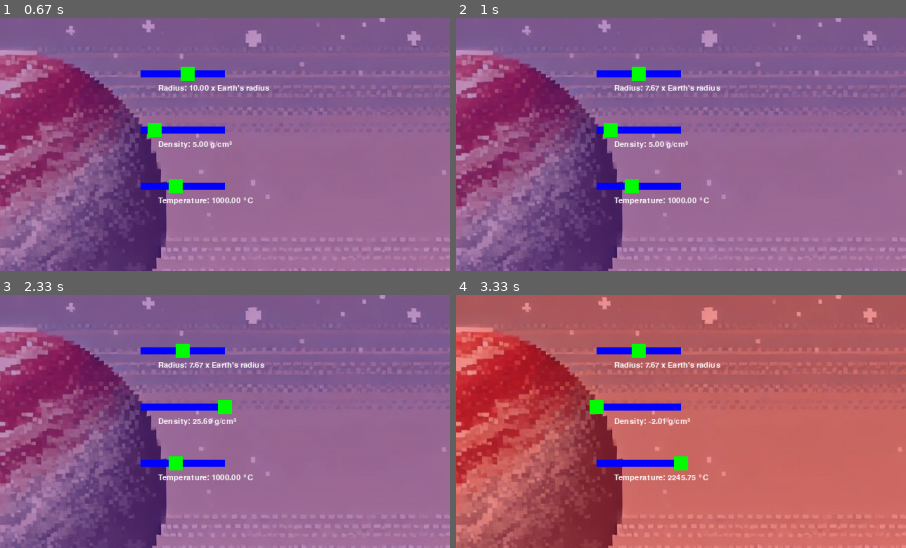
Above: before the commit, frames 1-4 (two rows, left to right).
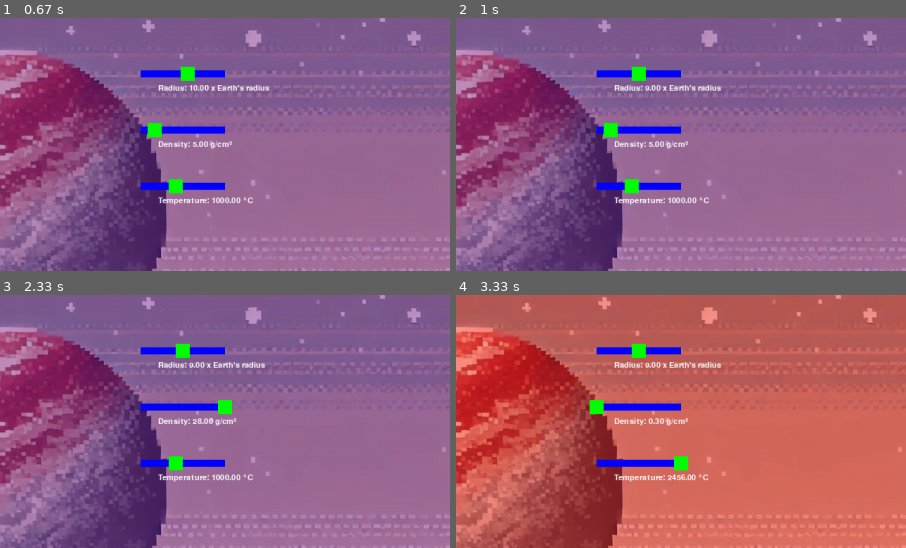
Above: after the commit, the same moments.

Repository: jduchit/Hackathon
Game: pygame game, started from game-test.py
Same seed, same stepped clock (60 frames per second), same inputs: the game is played once before the commit and once after it.
Inputs (mouse positions are % of the whole screen's width and height, from its top left):
- Up to frame 1 (0.67 s): press the mouse at (50, 40) at 0.37 s; move the mouse to (51, 59) at 0.47 s; release the mouse at (53, 79) at 0.6 s
- Up to frame 2 (1 s): click (70, 17) at 0.72 s
- Up to frame 3 (2.33 s): press the mouse at (50, 40) at 1.03 s; move the mouse to (34, 50) at 1.13 s; release the mouse at (18, 62) at 1.27 s; press the mouse at (50, 40) at 1.37 s; move the mouse to (46, 62) at 1.47 s; release the mouse at (41, 85) at 1.6 s; click (66, 44) at 1.72 s; press the mouse at (70, 28) at 2.03 s; move the mouse to (79, 20) at 2.13 s; release the mouse at (87, 12) at 2.27 s
- Up to frame 4 (3.33 s): press the mouse at (50, 95) at 2.37 s; move the mouse to (48, 54) at 2.47 s; release the mouse at (45, 12) at 2.6 s; press the mouse at (70, 40) at 2.7 s; move the mouse to (73, 31) at 2.8 s; release the mouse at (75, 22) at 2.93 s; press the mouse at (70, 28) at 3.03 s; move the mouse to (64, 36) at 3.13 s; release the mouse at (58, 44) at 3.27 s
The pictures show only the part of the screen within x 50-100%, y 6-56%; the shares and areas given below are measured in that part.

Frame 1 is identical in both runs. In frame 2, 0.3% of the frame differs, in the area x 42-59%, y 26-29%; in frame 3, 0.3%; in frame 4, 0.5%, in the area x 42-59%, y 26-74%.

Commit message:
fixed slider

Diff:
--- a/game-test.py
+++ b/game-test.py
@@ -136,7 +136,6 @@
     overlay.fill((r, 0, b, 100))  # Semi-transparent overlay
     return overlay
 
-
 def set_face(face_image):
     face_image = pygame.transform.scale(face_image, (37 * 1.2, 37 * 1.2))
     return face_image
@@ -184,7 +183,9 @@
 class Slider:
     def __init__(self, x, y, width, min_value, max_value, initial_value):
         self.rect = pygame.Rect(x, y, width, 10)
-        self.handle = pygame.Rect(x + (initial_value - min_value) / (max_value - min_value) * width - 10, y - 5, 20, 20)
+        initial_value = max(min_value, min(initial_value, max_value))
+        handle_x = x + (initial_value - min_value) / (max_value - min_value) * width - 10
+        self.handle = pygame.Rect(handle_x, y - 5, 20, 20)
         self.min_value = min_value
         self.max_value = max_value
         self.value = initial_value
@@ -200,12 +201,13 @@
                 self.dragging = True
         if self.dragging:
             x_pos = max(self.rect.left, min(mouse_pos[0], self.rect.right))
-            self.handle.x = x_pos - 10
-            self.value = self.min_value + (self.handle.x - self.rect.x) / self.rect.width * (self.max_value - self.min_value)
+            self.handle.x = x_pos - self.handle.width // 2
+            self.value = self.min_value + (self.handle.x - self.rect.x + self.handle.width // 2) / self.rect.width * (self.max_value - self.min_value)
+            self.value = max(self.min_value, min(self.value, self.max_value))
         if not mouse_pressed[0]:
             self.dragging = False
 
-# Create sliders
+# Create sliders with proper limits
 radius_slider = Slider(600 + dif_x, 60 + dif_y, 120, 1, 17, 10)
 density_slider = Slider(600 + dif_x, 140 + dif_y, 120, 0.30, 28, 5)
 temperature_slider = Slider(600 + dif_x, 220 + dif_y, 120, -67, 2456, 1000)
@@ -228,6 +230,8 @@
 y_velocity = 0  # m/s
 G = 6.67430e-11  # Gravitational constant in m^3 kg^-1 s^-2
 initial_jump_velocity = 5  # m/s, adjust as needed
+
+jump_message = ""  # Initialize jump message
 
 # Main game loop
 running = True
@@ -267,6 +271,7 @@
                     is_jumping = False
                     y_position_meters = 0
                     y_velocity = 0
+                    jump_message = ""
                 elif take_screenshoot_button.is_clicked(mouse_pos):
                     print(radius_slider.value, density_slider.value, temperature_slider.value)
             elif current_state == LANGUAGE_SCREEN:
@@ -341,6 +346,13 @@
         screen.blit(density_text, (625 + dif_x, 160 + dif_y))
         screen.blit(temperature_text, (625 + dif_x, 240 + dif_y))
 
+        # Display jump message
+        if jump_message:
+            font = pygame.font.Font(None, 24)
+            message_surface = font.render(jump_message, True, WHITE)
+            message_rect = message_surface.get_rect(center=(screen_width // 2, 100))
+            screen.blit(message_surface, message_rect)
+
         # Draw return button
         return_button.draw(screen)
         take_screenshoot_button.draw(screen)
